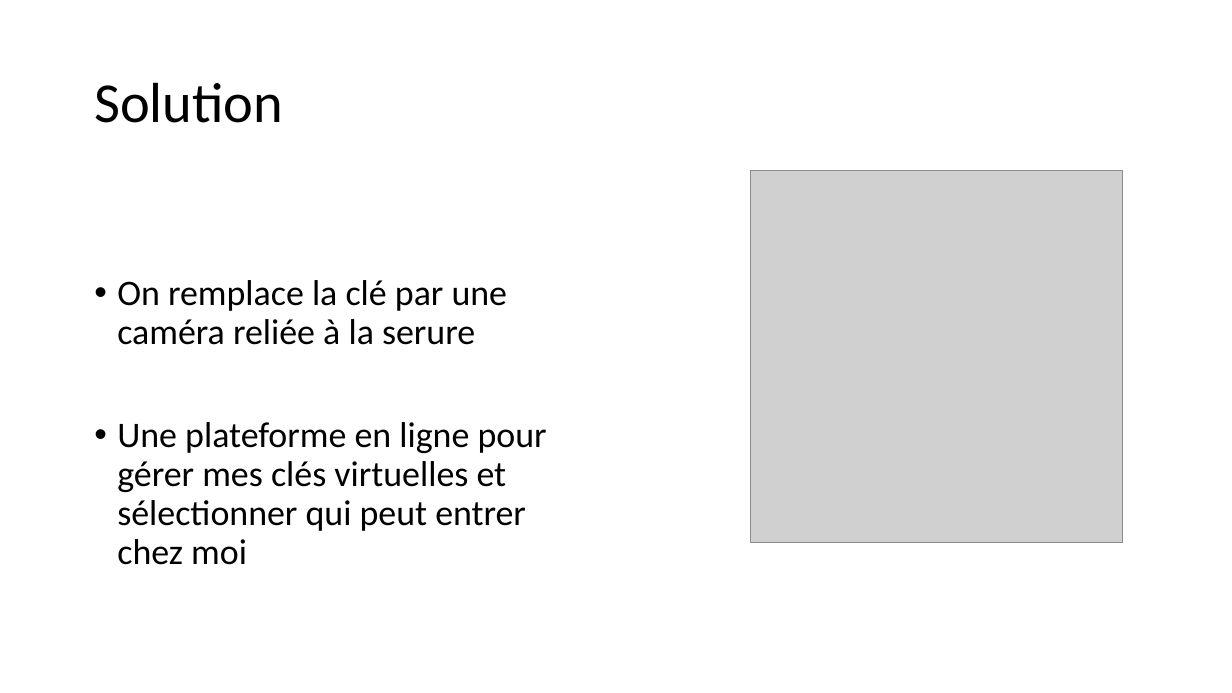
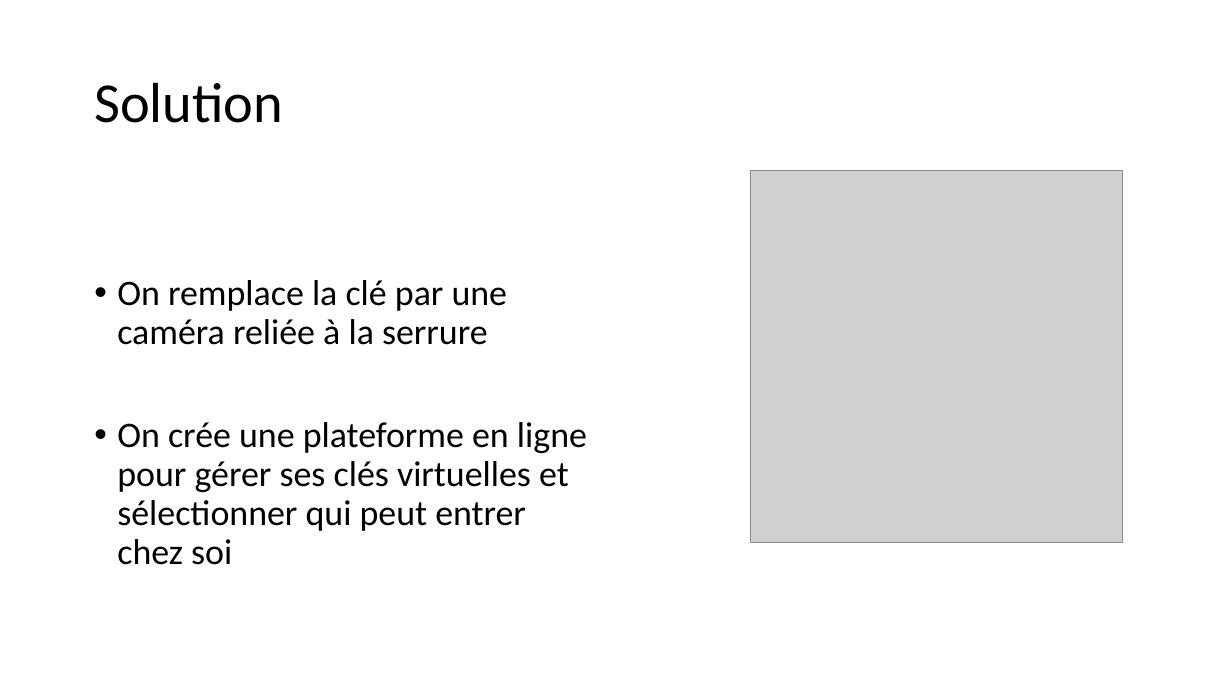
Before and after one commit to cazabec/EasyLock, a slide deck: slide 3 of doc/Présentation projet libre.pptx. Drawn at 1232x693 pixels with LibreOffice and Linux fonts; fonts in the diff are those of the drawing; grey boxes stand for pictures. Boxes give left, top, right and bottom in pixels: in the first picture for what was removed or moved away, otherwise in the second. Text is boxed around its words. In the diff, an @@ line names an element or a change of style, - is before the commit and + after.

```diff
--- a/doc/Présentation projet libre.pptx
+++ b/doc/Présentation projet libre.pptx
@@ text at (117,280,587,565): text changed @@
-• On remplace la clé par une caméra reliée à la serure
-• Une plateforme en ligne pour gérer mes clés virtuelles et sélectionner qui peut entrer chez moi
+• On remplace la clé par une caméra reliée à la serrure
+• On crée une plateforme en ligne pour gérer ses clés virtuelles et sélectionner qui peut entrer chez soi
```
Also in this commit, not shown: 3 other slides changed, 4 slides added, 1 slide removed.
